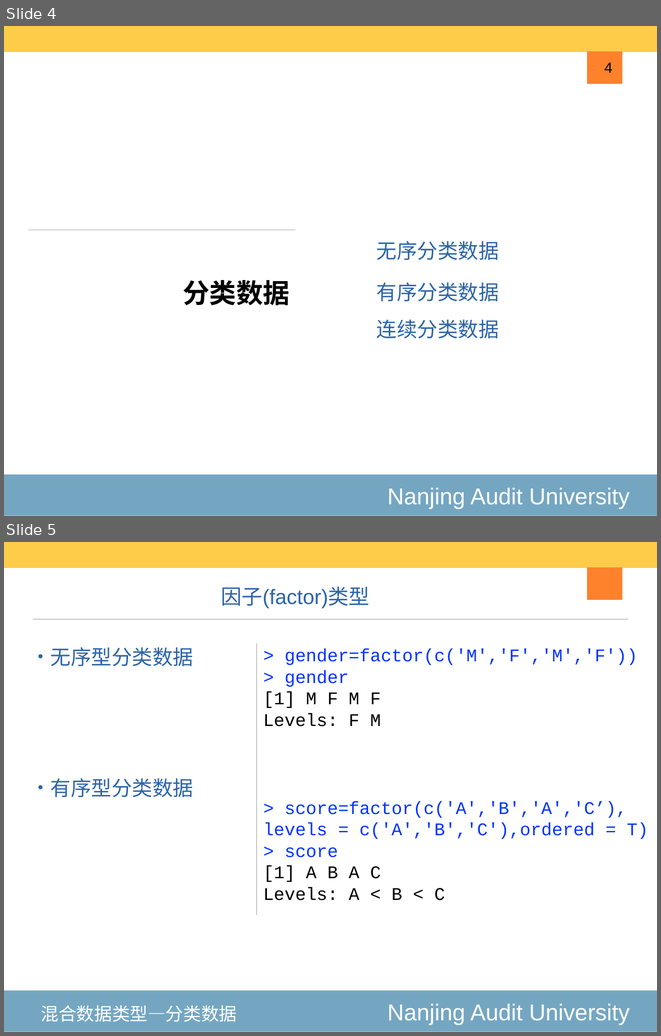
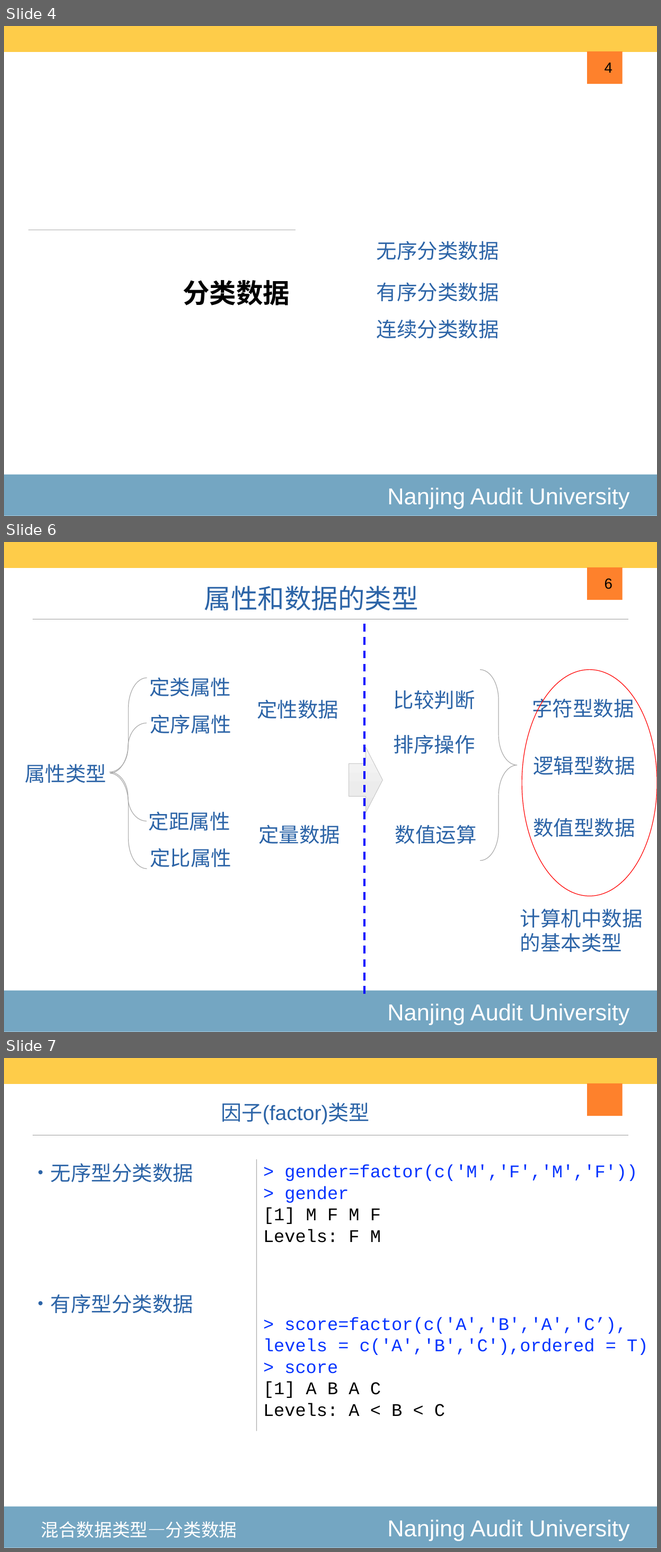
Before and after one commit to exoplanetX/DataAnalytics, a slide deck: 2020-3-高级数据结构.pptx. Shown one above the other, each under a label of ours: slides 4 and 5 before the commit, slides 4, 6 and 7 after it; the slides between them are not shown. The pictures are 661x1036 and 661x1552 pixels, drawn with LibreOffice and Linux fonts; fonts in the diff are those of the drawing. Boxes give left, top, right and bottom in pixels: in the first picture for what was removed or moved away, otherwise in the second. Text is boxed around its words. In the diff, an @@ line names an element or a change of style, - is before the commit and + after.

```diff
--- a/2020-3-高级数据结构.pptx
+++ b/2020-3-高级数据结构.pptx
@@ slide 6 added at (4,542,657,1032), background #FFFFFF; not listed: 4 template elements that a slide beside it also shows @@
@@ title added at (204,585,418,610), 42 pt, text #2C64A7 @@
+属性和数据的类型
@@ page number added at (604,578,612,589), 23 pt, text #000000 @@
+6
@@ line added from (364, 624) to (364, 998), #0000FF 3 pt dashed @@
@@ left brace added at (480,670,518,861), outline #ABABAB 1 pt @@
@@ ellipse added at (522,670,657,896), outline #FF0000 1 pt @@
@@ text added at (257,699,338,718), 32 pt, text #2C64A7 @@
+定性数据
@@ text added at (532,695,634,722), 32 pt, text #2C64A7 @@
+字符型数据
@@ group added at (25,677,231,869): 5 texts, 2 left braces @@
+属性类型
+定类属性
+定序属性
+定距属性
+定比属性
@@ group added at (349,690,477,844): 3 texts, 1 right arrow @@
+比较判断
+排序操作
+数值运算
@@ text added at (533,756,635,775), 32 pt, text #2C64A7 @@
+逻辑型数据
@@ text added at (258,824,340,844), 32 pt, text #2C64A7 @@
+定量数据
@@ text added at (533,818,635,837), 32 pt, text #2C64A7 @@
+数值型数据
@@ text added at (520,908,643,952), 32 pt, text #2C64A7 @@
+计算机中数据的基本类型
@@ what was slide 5 is now slide 7 @@
```
Also in this commit, not shown: 6 slides changed, 1 other slide added, 3 other files.
